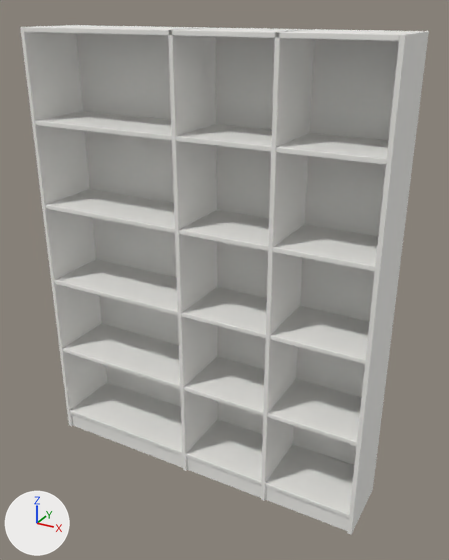
One commit to the glTF model models/bookcase-vu-white.glb: the scene before it, then after it.
Before and after are seen from a camera (50 mm lens) standing at (1.22, -2.07, 1.97) and looking at (0.07, 0.02, 0.92). The lights are fixed; the arrows at lower left show +X, +Y and +Z. The first picture is the older version. Where no turn or scale is listed for an object, it has been applied to the vertices.

The older version as bpy lines, for what is in view:
```python
me_mesh_0 = bpy.data.meshes.new('Mesh_0')
me_mesh_0.from_pydata(...)  # 1820 vertices, 3600 faces; spans x -0.75..0.75, y -0.15..0.15, z -0.95..0.95
me_mesh_0.materials.append(mat_white_melamine)  # white #f1f0ec
ob_mesh_0 = bpy.data.objects.new('Mesh_0', me_mesh_0)
ob_mesh_0.location = (0.0, 0.0, 0.947)
```
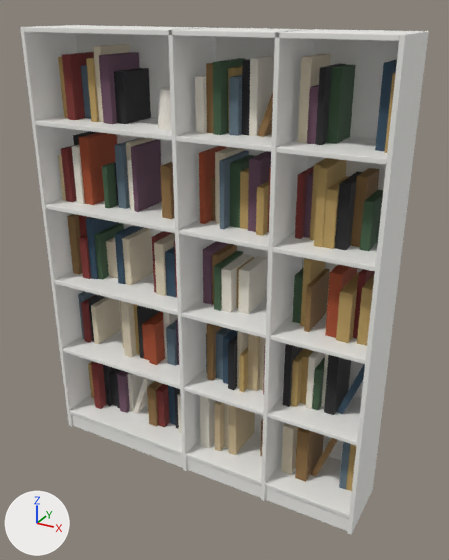
Diff of the bpy script that builds the scene:
```diff
--- a/models/bookcase-vu-white.glb.py
+++ b/models/bookcase-vu-white.glb.py
@@ ob_decor_012 @@
+ob_decor_012 = bpy.data.objects.new('decor.012', me_mesh_12)  # a 20-sided cut cone along z (radius 0.0544 at the low end, 0.0381 at the high end) spanning x -0.0544..0.0544, y -0.0544..0.0544, z -0.0723..0.0723; in mat_ceramic (white #efe9df)
+ob_decor_012.location = (-0.157, -0.002, 1.607)
@@ ob_decor_011 @@
+ob_decor_011 = bpy.data.objects.new('decor.011', me_mesh_11)  # a box spanning x -0.332..-0.288, y -0.08..0.1, z -0.503..-0.323; a box spanning x -0.287..-0.246, y -0.1..0.1, z -0.503..-0.298; a box spanning x 0.544..0.592, y -0.09..0.1, z -0.144..0.118; a box spanning x -0.592..-0.544, y -0.095..0.1, z 0.215..0.503; a box spanning x -0.011..0.011, y -0.084..0.1, z 0.215..0.496; a box spanning x 0.274..0.312, y -0.056..0.1, z 0.215..0.467; in mat_book_7 (brown #a34a28)
+ob_decor_011.location = (-0.001, 0.043, 0.96)
@@ ob_decor_010 @@
+ob_decor_010 = bpy.data.objects.new('decor.010', me_mesh_10)  # a box spanning x 0.66..0.69, y -0.06..0.1, z -0.82..-0.55; a box spanning x -0.69..-0.67, y -0.06..0.1, z -0.46..-0.22; a box spanning x -0.19..-0.15, y -0.06..0.1, z -0.46..-0.28; a box spanning x 0.06..0.11, y -0.06..0.1, z -0.46..-0.24; a box spanning x -0.41..-0.37, y -0.07..0.1, z 0.25..0.52; a box spanning x 0.11..0.13, y -0.1..0.1, z 0.25..0.52; a box spanning x -0.58..-0.54, y -0.04..0.1, z 0.61..0.82; a box spanning x 0.13..0.17, y -0.07..0.1, z 0.61..0.82; in mat_book_8 (greyish blue #5c6f7c)
+ob_decor_010.location = (-0.02, 0.04, 0.922)
@@ ob_decor_009 @@
+ob_decor_009 = bpy.data.objects.new('decor.009', me_mesh_9)  # 120 vertices, 180 faces; spans x -0.53..0.53, y -0.1..0.1, z -0.86..0.86; in mat_book_9 (beige #d9cdb4)
+ob_decor_009.location = (-0.098, 0.043, 0.961)
@@ ob_decor_008 @@
+ob_decor_008 = bpy.data.objects.new('decor.008', me_mesh_8)  # 168 vertices, 252 faces; spans x -0.72..0.72, y -0.1..0.1, z -0.84..0.84; in mat_book_11 (orange #b89a5e)
+ob_decor_008.location = (0.005, 0.039, 0.938)
@@ ob_decor_007 @@
+ob_decor_007 = bpy.data.objects.new('decor.007', me_mesh_7)  # 80 vertices, 120 faces; spans x -0.48..0.48, y -0.1..0.1, z -0.85..0.85; in mat_book_10 (dark purple #6b4b5e)
+ob_decor_007.location = (-0.026, 0.042, 0.946)
@@ ob_decor_006 @@
+ob_decor_006 = bpy.data.objects.new('decor.006', me_mesh_6)  # 120 vertices, 180 faces; spans x -0.63..0.63, y -0.1..0.1, z -0.85..0.85; in mat_book_6 (black #1f1f22)
+ob_decor_006.location = (-0.027, 0.038, 0.945)
@@ ob_decor_005 @@
+ob_decor_005 = bpy.data.objects.new('decor.005', me_mesh_5)  # 112 vertices, 168 faces; spans x -0.67..0.67, y -0.1..0.1, z -0.84..0.84; in mat_book_5 (brown #8a6a3f)
+ob_decor_005.location = (-0.038, 0.043, 0.937)
@@ ob_decor_004 @@
+ob_decor_004 = bpy.data.objects.new('decor.004', me_mesh_4)  # 112 vertices, 168 faces; spans x -0.59..0.59, y -0.1..0.1, z -0.85..0.85; in mat_book_4 (white #e8e2d4)
+ob_decor_004.location = (-0.036, 0.038, 0.948)
@@ ob_decor_003 @@
+ob_decor_003 = bpy.data.objects.new('decor.003', me_mesh_3)  # 96 vertices, 144 faces; spans x -0.65..0.65, y -0.1..0.1, z -0.84..0.84; in mat_book_3 (dark green #3d5a3f)
+ob_decor_003.location = (0.087, 0.042, 0.943)
@@ ob_decor_002 @@
+ob_decor_002 = bpy.data.objects.new('decor.002', me_mesh_2)  # a box spanning x 0.101..0.121, y -0.081..0.102, z -0.639..-0.363; a box spanning x 0.291..0.318, y -0.102..0.102, z -0.639..-0.384; a box spanning x 0.357..0.393, y -0.092..0.102, z -0.639..-0.365; a box spanning x -0.248..-0.228, y -0.045..0.102, z -0.28..-0.021; a box spanning x 0.435..0.482, y -0.067..0.102, z -0.28..0.0; a box spanning x -0.482..-0.461, y -0.102..0.102, z 0.438..0.639; in mat_book_2 (beige #c9b58f)
+ob_decor_002.location = (-0.23, 0.041, 0.737)
@@ ob_decor_001 @@
+ob_decor_001 = bpy.data.objects.new('decor.001', me_mesh_1)  # 64 vertices, 96 faces; spans x -0.65..0.65, y -0.1..0.1, z -0.85..0.85; in mat_book_1 (dark blue #2f4a5e)
+ob_decor_001.location = (0.056, 0.047, 0.952)
@@ ob_decor @@
+ob_decor = bpy.data.objects.new('decor', me_mesh_0_1)  # 112 vertices, 168 faces; spans x -0.68..0.68, y -0.1..0.1, z -0.85..0.85; in mat_book_0 (dark red #7a2e2a)
+ob_decor.location = (-0.012, 0.039, 0.944)
```

Location of each change, [x1, y1, x2, y2] in pixels of the pictures (449 x 560 px):
'decor.008', added: after [58, 57, 396, 491]
'decor.009', added: after [91, 44, 331, 474]
'decor.006', added: after [73, 59, 362, 429]
'decor.004', added: after [72, 56, 328, 448]
'decor.003', added: after [94, 58, 383, 410]
'decor.005', added: after [67, 63, 380, 482]
'decor.007', added: after [98, 52, 319, 413]
'decor', added: after [61, 52, 375, 428]
'decor.011', added: after [79, 132, 358, 365]
'decor.010', added: after [78, 65, 350, 490]
'decor.001', added: after [86, 59, 397, 425]
'decor.002', added: after [58, 155, 261, 456]
'decor.012', added: after [158, 88, 172, 130]
